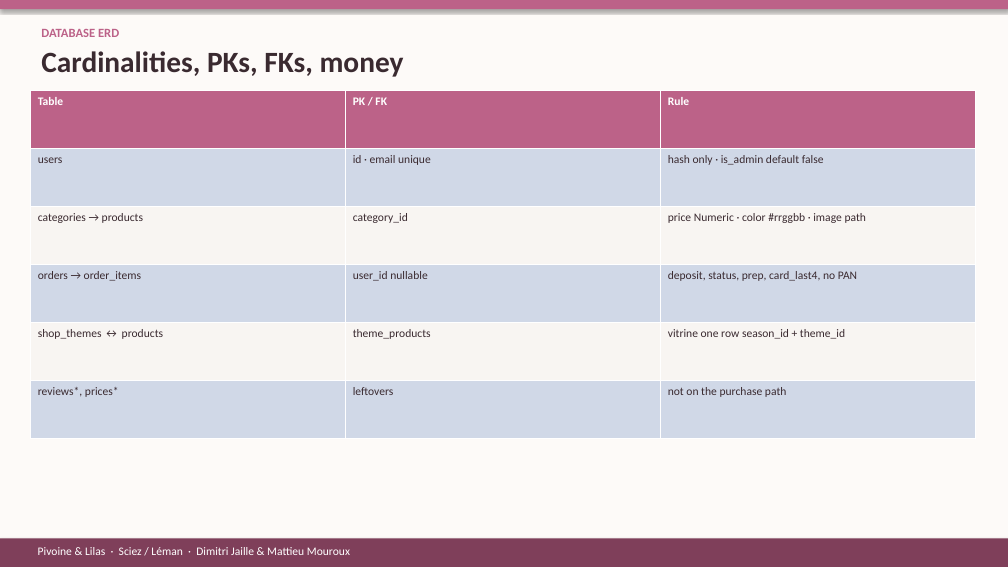
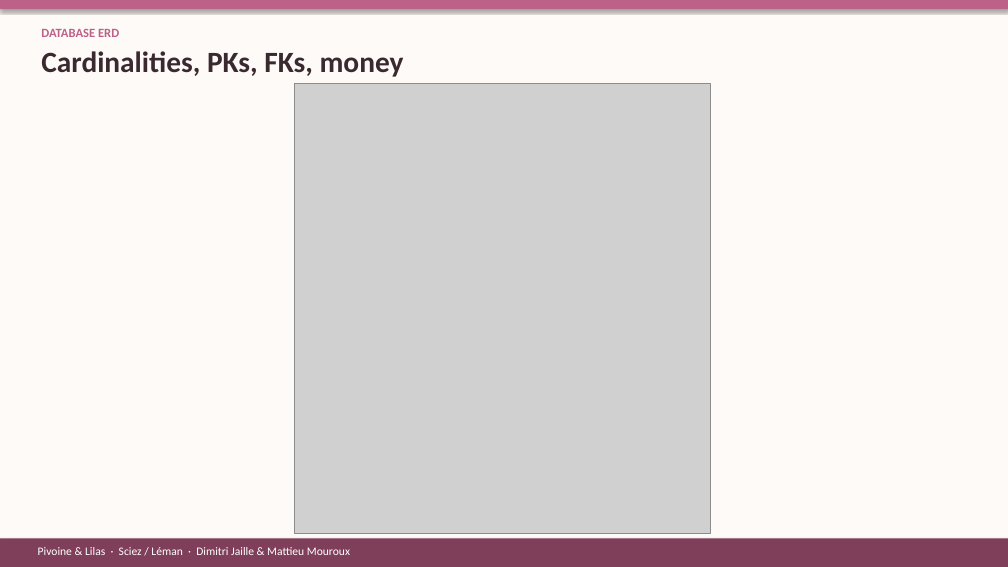
Before and after one commit to Issercio/Demo-day, a slide deck: slide 11 of docs/presentation/Pivoine-Lilas.pptx. Drawn at 1008x567 pixels with LibreOffice and Linux fonts; fonts in the diff are those of the drawing; grey boxes stand for pictures. Boxes give left, top, right and bottom in pixels: in the first picture for what was removed or moved away, otherwise in the second. Text is boxed around its words. In the diff, an @@ line names an element or a change of style, - is before the commit and + after.

```diff
--- a/docs/presentation/Pivoine-Lilas.pptx
+++ b/docs/presentation/Pivoine-Lilas.pptx
@@ picture added at (x1=295, y1=83, x2=711, y2=533) @@
@@ table removed at (x1=30, y1=91, x2=976, y2=439), 6 rows, 3 columns @@
-Table | PK / FK | Rule
-users | id · email unique | hash only · is_admin default false
-categories → products | category_id | price Numeric · color #rrggbb · image path
-orders → order_items | user_id nullable | deposit, status, prep, card_last4, no PAN
-shop_themes ↔ products | theme_products | vitrine one row season_id + theme_id
-reviews*, prices* | leftovers | not on the purchase path
```
Also in this commit, not shown: 1 other slide changed, 3 slides added, 1 slide removed, 5 other files.
